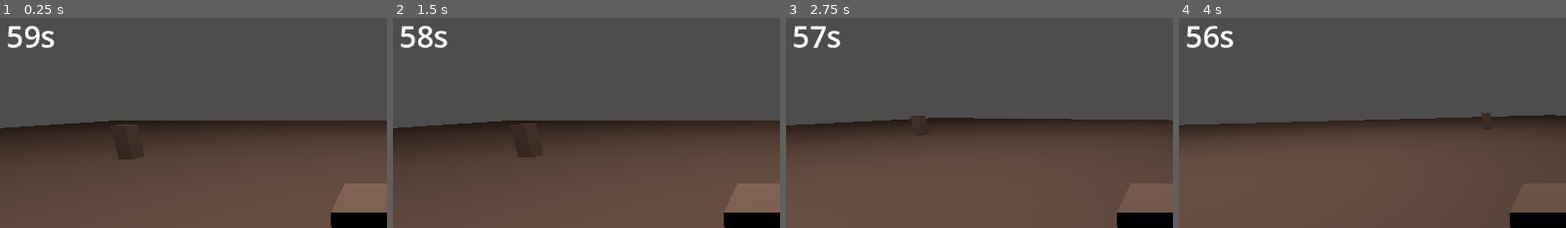
Above: before the commit, frames 1-4 (left to right).
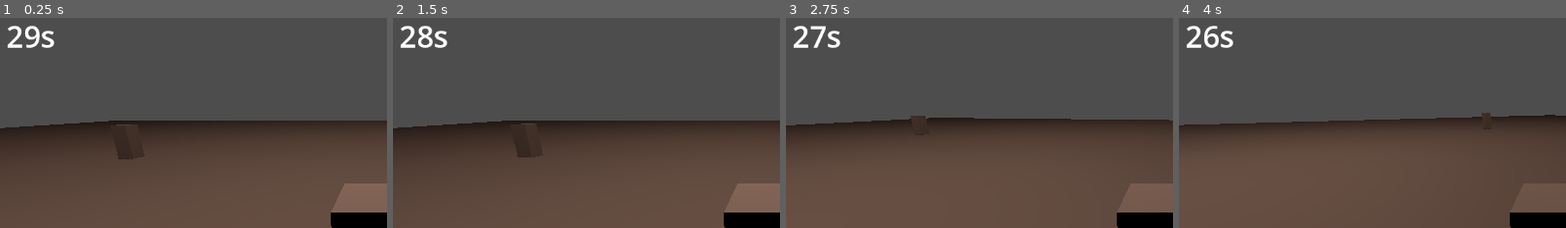
Above: after the commit, the same moments.

Repository: malceore/ClownCarGame
Game: Godot game, scene res://scenes/world.tscn
The game is run twice, just before and just after one commit, with the same random seed, the same clock (stepped at 60 frames per second) and the same inputs.
Inputs (mouse positions are % of the whole screen's width and height, from its top left):
- Up to frame 1 (0.25 s): no input
- Up to frame 2 (1.5 s): tap Enter at 0.5 s; move the mouse to (72, 43) at 0.52 s; press the mouse at (72, 43) at 0.53 s; hold D (turn_right) 0.53-1.28 s; move the mouse to (30, 54) at 1.27 s; release the mouse at (30, 54) at 1.28 s; hold S (reverse) from 1.28 s (still down); tap Space (honk) at 1.35 s
- Up to frame 3 (2.75 s): move the mouse to (60, 26) at 2.02 s; release S (reverse) at 2.03 s; press the mouse at (60, 26) at 2.03 s; hold D (turn_right) from 2.03 s (still down)
- Up to frame 4 (4 s): move the mouse to (45, 69) at 2.77 s; release D (turn_right) at 2.78 s; release the mouse at (45, 69) at 2.78 s; hold W (accelerate) 2.78-3.53 s; tap Space (honk) at 2.85 s; move the mouse to (80, 64) at 3.52 s; press the mouse at (80, 64) at 3.53 s; hold A (turn_left) from 3.53 s (still down)
The pictures show only the part of the screen within x 1-50%, y 10-60%; the shares and areas given below are measured in that part.

The runs differ from the first frame. In frame 1, 0.2% of the frame differs, in the area x 2-6%, y 3-15%; in frame 2, 0.2%; in frame 3, 0.2%; in frame 4, 0.2%.

Commit message:
adding main menu and its buttons.

Diff:
--- a/scenes/car.tscn
+++ b/scenes/car.tscn
@@ -1,7 +1,8 @@
-[gd_scene load_steps=4 format=3 uid="uid://dyfrjvxj54dp0"]
+[gd_scene load_steps=5 format=3 uid="uid://dyfrjvxj54dp0"]
 
 [ext_resource type="Script" path="res://scripts/car.gd" id="1_7j6ie"]
 [ext_resource type="ArrayMesh" uid="uid://byssuhedsdsmb" path="res://models/untitled.obj" id="2_eybpu"]
+[ext_resource type="Texture2D" uid="uid://bscvp0k58lwyb" path="res://graphics/arrow.png" id="3_dyudl"]
 
 [sub_resource type="SphereShape3D" id="SphereShape3D_7uq41"]
 radius = 1.59526
@@ -17,6 +18,13 @@
 [node name="Camera3D" type="Camera3D" parent="Mesh"]
 transform = Transform3D(1, 0, 0, 0, 0.965926, 0.258819, 0, -0.258819, 0.965926, 0, 3, 6)
 
+[node name="Offset" type="Node3D" parent="Mesh"]
+transform = Transform3D(0.75, 0, 0, 0, 0.75, 0, 0, 0, 0.75, 0, 1.70244, 0)
+
+[node name="Arrow" type="Sprite3D" parent="Mesh/Offset"]
+transform = Transform3D(0.0228618, -0.00814852, 0.999705, -0.999739, -0.000186339, 0.0228611, 0, -0.999967, -0.00815065, 0, 4.04653, 0)
+texture = ExtResource("3_dyudl")
+
 [node name="RigidBody3D" type="RigidBody3D" parent="."]
 gravity_scale = 10.0
 angular_damp = 5.0
--- a/scenes/world.tscn
+++ b/scenes/world.tscn
@@ -1,9 +1,10 @@
-[gd_scene load_steps=7 format=3 uid="uid://bc8d5dw48xue4"]
+[gd_scene load_steps=8 format=3 uid="uid://bc8d5dw48xue4"]
 
 [ext_resource type="PackedScene" uid="uid://dyfrjvxj54dp0" path="res://scenes/car.tscn" id="1_ai7gx"]
 [ext_resource type="Script" path="res://scripts/world.gd" id="1_b12pn"]
 [ext_resource type="PackedScene" uid="uid://dk13en0bbkjqb" path="res://scenes/clown_billboard.tscn" id="2_qjvlx"]
 [ext_resource type="PackedScene" uid="uid://nv0j85y4k0f" path="res://scenes/drive_timer.tscn" id="4_5mw8l"]
+[ext_resource type="Texture2D" uid="uid://wom3vv1huwl" path="res://graphics/shadow_ui.png" id="5_mqh0w"]
 
 [sub_resource type="BoxMesh" id="BoxMesh_7f043"]
 size = Vector3(120, 5, 120)
@@ -48,6 +49,7 @@
 [node name="UI" type="CanvasLayer" parent="."]
 
 [node name="DriveTimer" parent="UI" instance=ExtResource("4_5mw8l")]
+time = 30
 
 [node name="ClownCount" type="RichTextLabel" parent="UI"]
 offset_left = 899.0
@@ -58,6 +60,7 @@
 text = "Clowns  0/8"
 
 [node name="Summary" type="TextureRect" parent="UI"]
+visible = false
 anchors_preset = 8
 anchor_left = 0.5
 anchor_top = 0.5
@@ -69,3 +72,45 @@
 offset_bottom = 176.0
 grow_horizontal = 2
 grow_vertical = 2
+texture = ExtResource("5_mqh0w")
+
+[node name="Button" type="Button" parent="UI/Summary"]
+layout_mode = 1
+anchors_preset = 7
+anchor_left = 0.5
+anchor_top = 1.0
+anchor_right = 0.5
+anchor_bottom = 1.0
+offset_left = -130.0
+offset_top = -56.0
+offset_right = 130.0
+offset_bottom = -10.0
+grow_horizontal = 2
+grow_vertical = 0
+text = "Close"
+
+[node name="Title" type="RichTextLabel" parent="UI/Summary"]
+layout_mode = 1
+anchors_preset = 5
+anchor_left = 0.5
+anchor_right = 0.5
+offset_left = -154.0
+offset_top = 12.0
+offset_right = 154.0
+offset_bottom = 52.0
+grow_horizontal = 2
+text = "Level Summary
+"
+
+[node name="Breakdown" type="RichTextLabel" parent="UI/Summary"]
+layout_mode = 1
+anchors_preset = 5
+anchor_left = 0.5
+anchor_right = 0.5
+offset_left = -287.0
+offset_top = 66.0
+offset_right = 268.0
+offset_bottom = 272.0
+grow_horizontal = 2
+text = "Score Breakdown
+"
--- a/scripts/car.gd
+++ b/scripts/car.gd
@@ -46,3 +46,12 @@
 		var new_basis = car_mesh.global_transform.basis.rotated(car_mesh.global_transform.basis.y, rotate_input)
 		car_mesh.global_transform.basis = car_mesh.global_transform.basis.slerp(new_basis, turn_speed * delta)
 		car_mesh.global_transform = car_mesh.global_transform.orthonormalized()
+
+	handleArrow()
+
+func handleArrow():
+	var closestClown = get_parent().clowns[0]
+	for clown in get_parent().clowns:
+		if clown.position.distance_to(car_mesh.position) <= closestClown.position.distance_to(car_mesh.position) and clown.enabled:
+			closestClown = clown
+	$Mesh/Offset.look_at(closestClown.position)
--- a/scripts/drive_timer.gd
+++ b/scripts/drive_timer.gd
@@ -5,15 +5,11 @@
 func _ready():
 	$Timer.wait_time = time
 
-func timesUp():
-	print("You lose")
-
 func _process(delta):
 	$TimeRemaining.text = "Time Remaining\n" + str(floor($Timer.time_left)) + "s"
 
 func start():
 	$Timer.start()
 
-
 func _on_timer_timeout():
-	timesUp()
+	owner.lose()
--- a/scripts/world.gd
+++ b/scripts/world.gd
@@ -2,6 +2,7 @@
 
 @onready var clowns = get_tree().get_nodes_in_group("clowns")
 @onready var clownCountText = $UI/ClownCount
+var gameOver = false
 
 func _ready():
 	$UI/DriveTimer.start()
@@ -12,11 +13,31 @@
 		if !clown.enabled:
 			disabled_clown_count += 1
 	clownCountText.text = "Clowns " + str(disabled_clown_count) + "/" + str(clowns.size())
-	if victory():
-		print("You win!")
+	if !gameOver and isVictory():
+		win()
 
-func victory():
+func isVictory():
 	for clown in clowns:
 		if clown.enabled:
 			return false
 	return true
+
+func win():
+	gameOver = true
+	$UI/Summary/Title.text = "All Clowns Crammed"
+	postSummary()
+
+func lose():
+	gameOver = true
+	$UI/Summary/Title.text = "Just Laugh it off.."
+	postSummary()
+
+func postSummary():
+	var disabled_clown_count = 0
+	for clown in clowns:
+		if !clown.enabled:
+			disabled_clown_count += 1
+	$UI/Summary/Breakdown.text = "Level Breakdown"
+	$UI/Summary/Breakdown.text += "\n    Clowns " + str(disabled_clown_count) + "/" + str(clowns.size())
+	$UI/Summary/Breakdown.text += "\n    Time remaining " + str(floor($UI/DriveTimer/Timer.time_left))
+	$UI/Summary.visible = true
Not shown, changed: notes.txt
